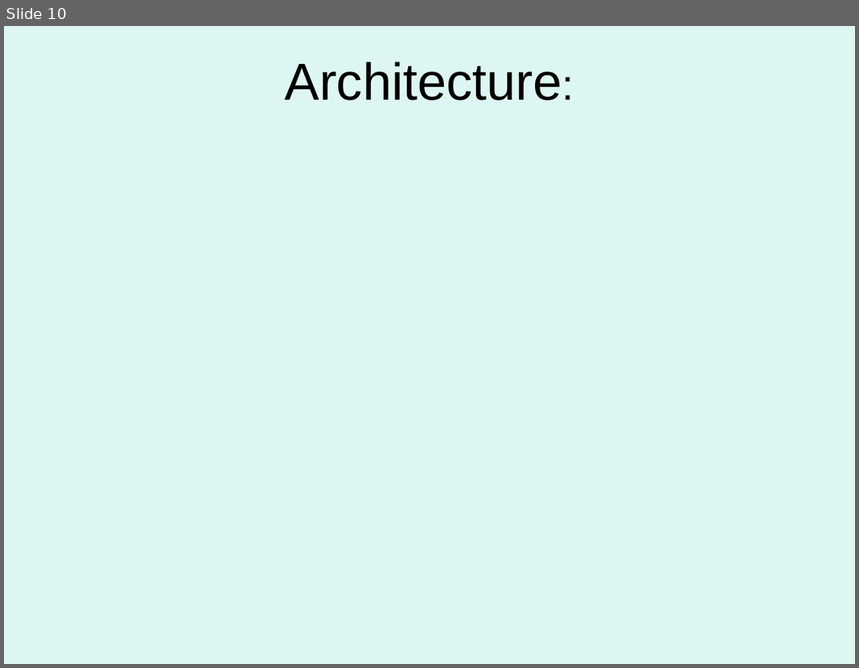
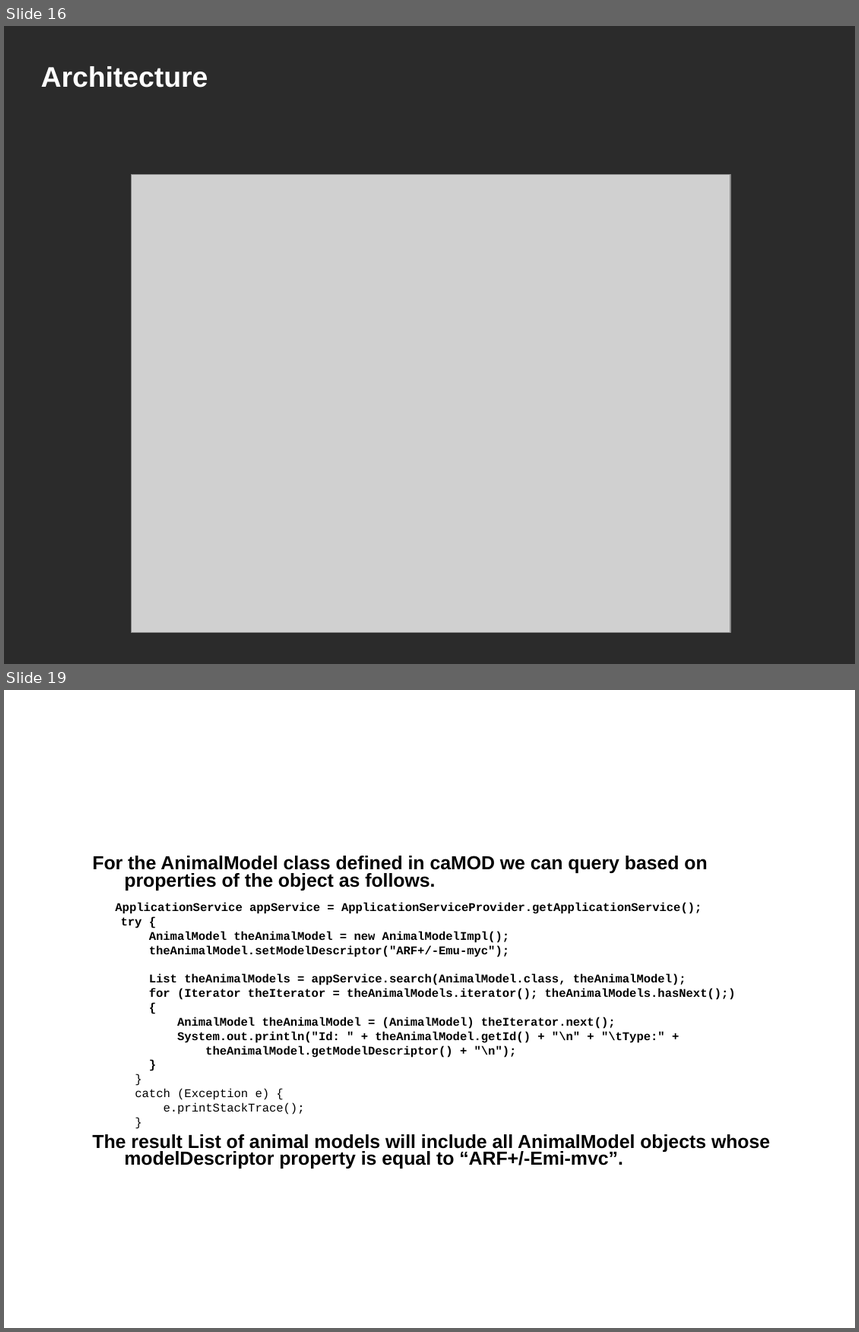
Before and after one commit to NCIP/camod-docs, a slide deck: CABIG compliance/caMOD 2.5 VCDE Submission/caMOD_Interoperability_Review_2009.ppt. Shown one above the other, each under a label of ours: slide 10 before the commit, slides 16 and 19 after it; the slides between them are not shown. The pictures are 859x668 and 859x1332 pixels, drawn with LibreOffice and Linux fonts; fonts in the diff are those of the drawing; grey boxes stand for pictures; background and template pictures are left out; a plain dark background stands for a picture behind light text. Boxes give left, top, right and bottom in pixels: in the first picture for what was removed or moved away, otherwise in the second. Text is boxed around its words. In the diff, an @@ line names an element or a change of style, - is before the commit and + after.

```diff
--- a/CABIG compliance/caMOD 2.5 VCDE Submission/caMOD_Interoperability_Review_2009.ppt
+++ b/CABIG compliance/caMOD 2.5 VCDE Submission/caMOD_Interoperability_Review_2009.ppt
@@ slide 19 added at bbox=[4, 690, 855, 1328], background picture (left out) @@
@@ title added at bbox=[32, 690, 671, 790], 24 pt, text #FFFFFF, bold @@
+Example of external caMOD remote Java API
@@ text added at bbox=[92, 856, 770, 1169], 10 pt, text #000000, bold @@
+For the AnimalModel class defined in caMOD we can query based on properties of the object as follows.
+ApplicationService appService = ApplicationServiceProvider.getApplicationService();
+try {
+AnimalModel theAnimalModel = new AnimalModelImpl();
+theAnimalModel.setModelDescriptor("ARF+/-Emu-myc");
+List theAnimalModels = appService.search(AnimalModel.class, theAnimalModel);
+for (Iterator theIterator = theAnimalModels.iterator(); theAnimalModels.hasNext();)
+{
+AnimalModel theAnimalModel = (AnimalModel) theIterator.next();
+System.out.println("Id: " + theAnimalModel.getId() + "\n" + "\tType:" +
+theAnimalModel.getModelDescriptor() + "\n");
+}
+  }
+  catch (Exception e) {
+  e.printStackTrace();
+  }
+The result List of animal models will include all AnimalModel objects whose modelDescriptor property is equal to “ARF+/-Emi-mvc”.
@@ what was slide 10 is now slide 16 @@
@@ slide 16 changed as well @@
@@ background #DEF6F1 to picture (left out) @@
@@ title at bbox=[41, 66, 208, 88]: text changed; size 44 to 24 pt; text colour #000000 to #FFFFFF; bold on @@
-Architecture:
+Architecture
@@ picture added at bbox=[131, 174, 730, 633] @@
```
Also in this commit, not shown: 2 other slides changed, 20 other slides added, 7 slides removed.
